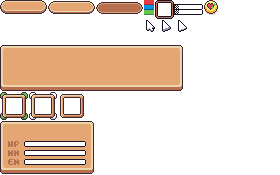
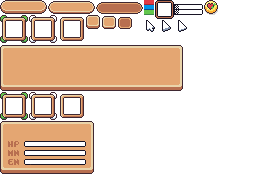
Layered file, before and after one edit (280x175). Changes by layer:
added layer "Layer 74" above "Layer 72" over [86,15,132,29]
added layer "Layer 75" above "Layer 69" over [0,15,84,43]
